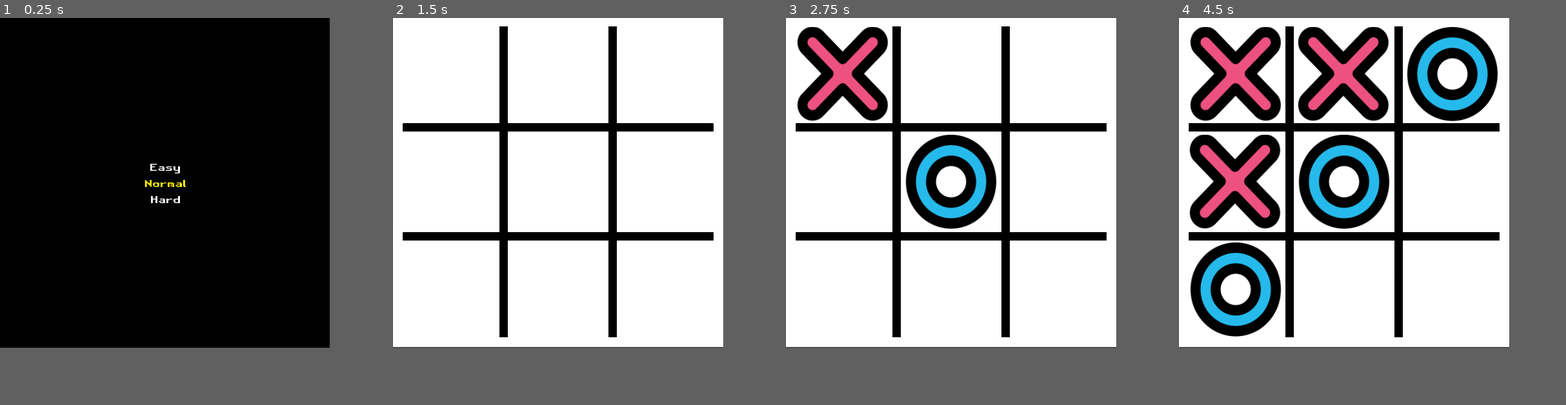
Above: before the commit, frames 1-4 (left to right).
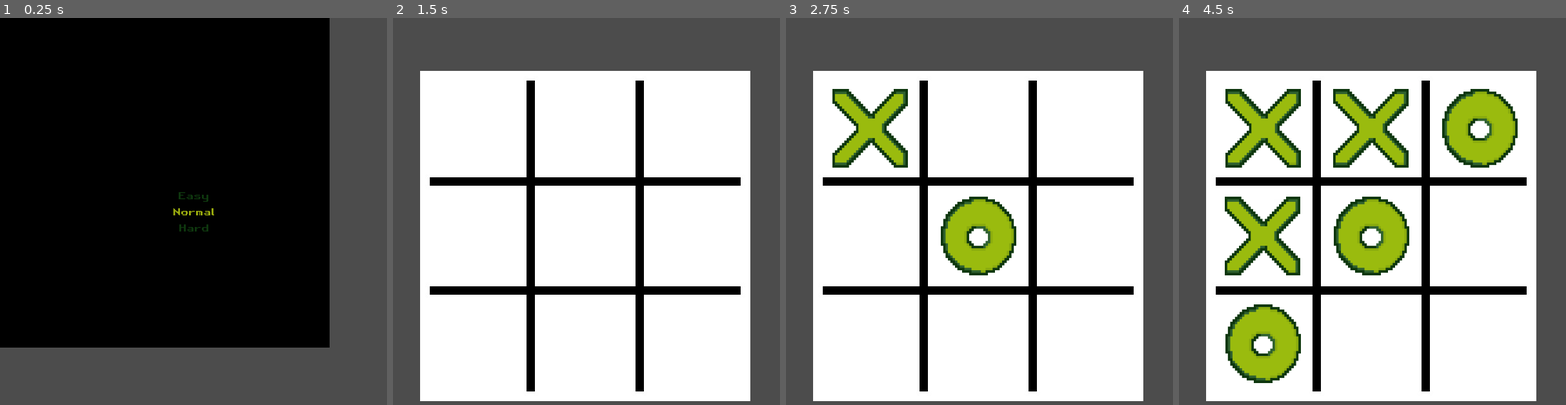
Above: after the commit, the same moments.

Repository: guilhermeprates/tic-tac-toe
Game: Godot game, scene res://Source/DifficultyMenu/DifficultyMenu.tscn
Two runs of this game, one before a commit and one after it. Both use one fixed random seed, a clock stepped at 60 frames per second and the inputs below. This scene is started directly instead of the project's main scene.
Inputs (mouse positions are in pixels of both pictures, inside the frame that each line leads up to):
- Up to frame 1 (0.25 s): no input
- Up to frame 2 (1.5 s): click "Hard" at 0.5 s; click "Start Game" at 1.25 s
- Up to frame 3 (2.75 s): tap Enter at 2 s; move the mouse to (844, 76) at 2.02 s; press the mouse at (844, 76) at 2.03 s
- Up to frame 4 (4.5 s): tap Space at 2.75, 4.25 s; move the mouse to (1345, 76) at 2.77 s; release the mouse at (1345, 76) at 2.78 s; click (1345, 76) at 2.85 s; tap Enter at 3.5 s; move the mouse to (1453, 76) at 3.52 s; press the mouse at (1453, 76) at 3.53 s; move the mouse to (1237, 180) at 4.27 s; release the mouse at (1237, 180) at 4.28 s; click (1237, 180) at 4.35 s
In our replay, the window is 512x512 before the commit and 600x600 after it. These sizes can differ from the game's own. Grey fills any space a smaller window leaves; there, only what the larger window draws over its background counts as a difference.

The runs differ from the first frame. In frame 1, 0.4% of the frame differs, in the area x 37-56%, y 37-56%; in frame 2, 40%; in frame 3, 48%; in frame 4, 63%, in the area x 0-100%, y 0-100%.

Commit message:
Update theme and assets

Diff:
--- a/Assets/Themes/Main/theme.tres
+++ b/Assets/Themes/Main/theme.tres
@@ -19,11 +19,11 @@
 
 [resource]
 default_font = SubResource( 1 )
-Button/colors/font_color = Color( 1, 1, 1, 1 )
-Button/colors/font_color_disabled = Color( 0.533333, 0.533333, 0.533333, 1 )
-Button/colors/font_color_focus = Color( 1, 0.960784, 0, 1 )
-Button/colors/font_color_hover = Color( 1, 0.960784, 0, 1 )
-Button/colors/font_color_pressed = Color( 1, 1, 1, 1 )
+Button/colors/font_color = Color( 0.0588235, 0.219608, 0.0588235, 1 )
+Button/colors/font_color_disabled = Color( 0.545098, 0.67451, 0.0588235, 0.509804 )
+Button/colors/font_color_focus = Color( 0.607843, 0.67451, 0.0588235, 1 )
+Button/colors/font_color_hover = Color( 0.607843, 0.67451, 0.0588235, 1 )
+Button/colors/font_color_pressed = Color( 0.607843, 0.67451, 0.0588235, 1 )
 Button/fonts/font = SubResource( 1 )
 Button/styles/disabled = SubResource( 2 )
 Button/styles/focus = SubResource( 3 )
--- a/Source/Autoload/Global.gd
+++ b/Source/Autoload/Global.gd
@@ -1,7 +1,8 @@
 extends Node
 
-var level = Difficulty.Level.Normal
-var ai_enable = true
+var level: int = Difficulty.Level.Normal
+var player_one_score: int = 0
+var player_two_score: int = 0
 var current_scene = null
 
 func _ready():
@@ -20,11 +21,14 @@
 
 	call_deferred("_deferred_goto_scene", path)
 
+func set_level(new_value):
+	self.level = new_value
+
+func set_score(new_value):
+	self.score = new_value
+
 func quit():
 	get_tree().quit()
-
-func set_level(new_value):
-	self.level = new_value
 
 func _deferred_goto_scene(path):
 	# It is now safe to remove the current scene
--- a/Source/Board/Board.tscn
+++ b/Source/Board/Board.tscn
@@ -5,10 +5,11 @@
 [ext_resource path="res://Assets/Sprites/board.jpg" type="Texture" id=4]
 
 [node name="Board" type="Node2D"]
+position = Vector2( 43, 84 )
 script = ExtResource( 3 )
 
 [node name="Board" type="Sprite" parent="."]
-position = Vector2( 256, 69 )
+position = Vector2( 255, 69 )
 texture = ExtResource( 4 )
 offset = Vector2( 0, 185 )
 
--- a/Source/StartMenu/StartMenu.tscn
+++ b/Source/StartMenu/StartMenu.tscn
@@ -1,13 +1,44 @@
-[gd_scene load_steps=4 format=2]
+[gd_scene load_steps=13 format=2]
 
-[ext_resource path="res://Assets/Themes/Main/theme.tres" type="Theme" id=1]
+[ext_resource path="res://Assets/Fonts/Retro Gaming.ttf" type="DynamicFontData" id=1]
 [ext_resource path="res://Source/StartMenu/StartMenu.gd" type="Script" id=2]
 [ext_resource path="res://Assets/Audio/hover.wav" type="AudioStream" id=3]
+[ext_resource path="res://Assets/Sprites/tic-tac-toe.png" type="Texture" id=4]
+[ext_resource path="res://Assets/Themes/Main/theme.tres" type="Theme" id=5]
+
+[sub_resource type="DynamicFont" id=1]
+outline_color = Color( 0.960784, 0.92549, 0.0431373, 1 )
+use_mipmaps = true
+font_data = ExtResource( 1 )
+
+[sub_resource type="StyleBoxEmpty" id=2]
+
+[sub_resource type="StyleBoxEmpty" id=3]
+
+[sub_resource type="StyleBoxEmpty" id=6]
+
+[sub_resource type="StyleBoxEmpty" id=5]
+
+[sub_resource type="StyleBoxEmpty" id=7]
+
+[sub_resource type="Theme" id=8]
+default_font = SubResource( 1 )
+Button/colors/font_color = Color( 0.545098, 0.67451, 0.0588235, 1 )
+Button/colors/font_color_disabled = Color( 0.545098, 0.67451, 0.0588235, 0.509804 )
+Button/colors/font_color_focus = Color( 0.0588235, 0.219608, 0.0588235, 1 )
+Button/colors/font_color_hover = Color( 0.0588235, 0.219608, 0.0588235, 1 )
+Button/colors/font_color_pressed = Color( 0.545098, 0.67451, 0.0588235, 1 )
+Button/fonts/font = SubResource( 1 )
+Button/styles/disabled = SubResource( 2 )
+Button/styles/focus = SubResource( 3 )
+Button/styles/hover = SubResource( 6 )
+Button/styles/normal = SubResource( 5 )
+Button/styles/pressed = SubResource( 7 )
 
 [node name="StartMenu" type="Control"]
 anchor_right = 1.0
 anchor_bottom = 1.0
-theme = ExtResource( 1 )
+theme = SubResource( 8 )
 script = ExtResource( 2 )
 
 [node name="AudioStreamPlayer" type="AudioStreamPlayer" parent="."]
@@ -18,11 +49,16 @@
 anchor_top = 0.5
 anchor_right = 0.5
 anchor_bottom = 0.5
-margin_left = -255.5
-margin_top = -254.0
-margin_right = 255.5
-margin_bottom = 254.0
+margin_left = -300.0
+margin_top = -300.0
+margin_right = 300.0
+margin_bottom = 300.0
 color = Color( 0, 0, 0, 1 )
+
+[node name="Sprite" type="Sprite" parent="."]
+position = Vector2( 293, 254 )
+scale = Vector2( 1, 0.998047 )
+texture = ExtResource( 4 )
 
 [node name="VBoxContainer" type="VBoxContainer" parent="."]
 anchor_left = 0.5
--- a/project.godot
+++ b/project.godot
@@ -66,12 +66,12 @@
 
 [display]
 
-window/size/width=512
-window/size/height=512
+window/size/width=600
 window/size/resizable=false
 window/size/test_width=512
 window/size/test_height=512
 window/stretch/mode="2d"
+window/stretch/aspect="expand"
 
 [gui]
 
Binary file changed: Assets/Sprites/O.png
Binary file changed: Assets/Sprites/X.png
Binary file added: Assets/Sprites/tic-tac-toe.png
Not shown, added: Assets/Sprites/tic-tac-toe.png.import
Not shown: 3 places in Source/StartMenu/StartMenu.tscn that only renumber resources
